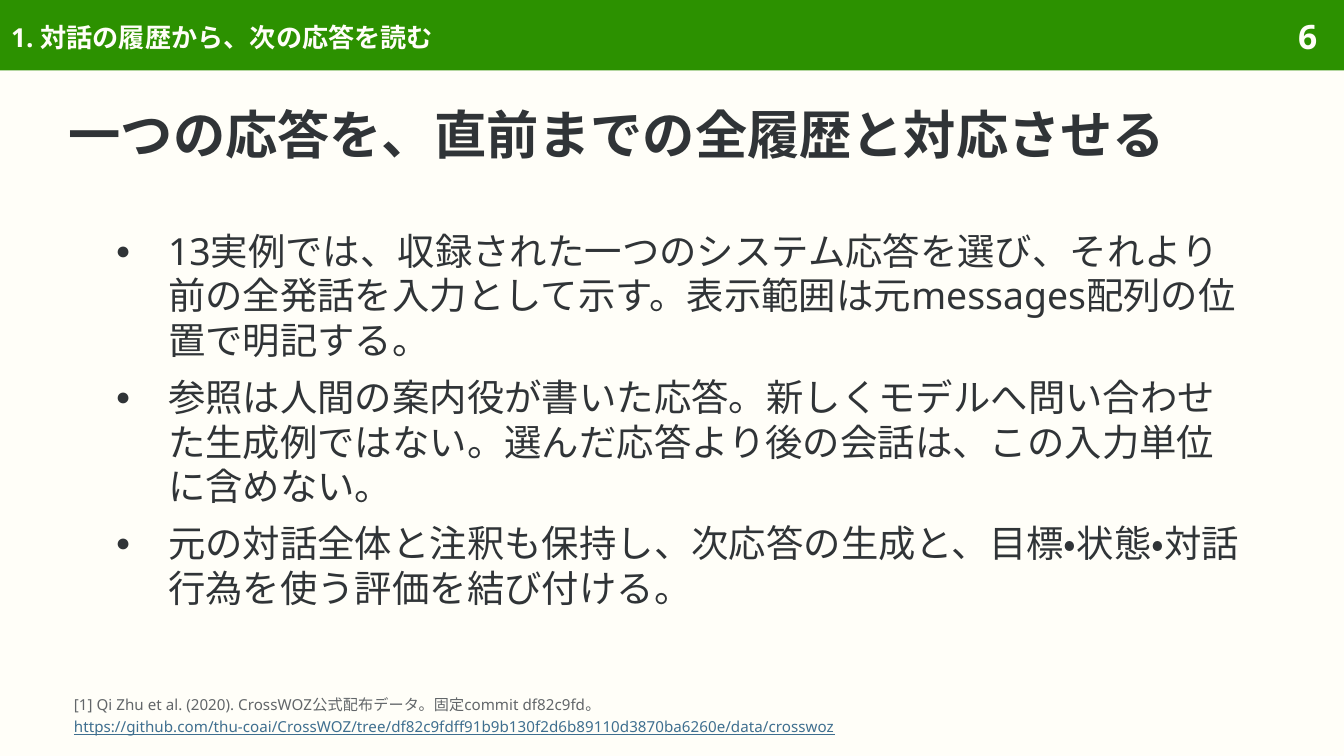
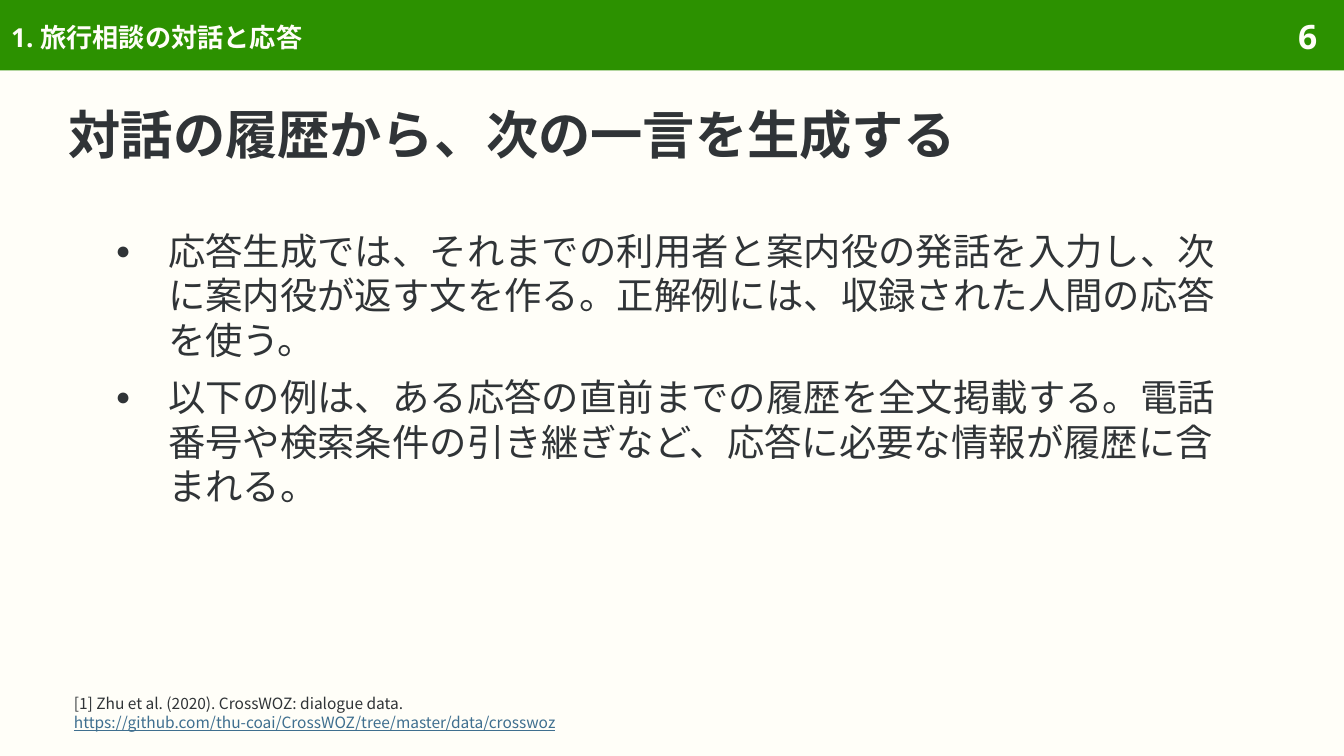
Before and after one commit to sasakiy84/datasets-in-10-minutes, a slide deck: slide 6 of slides/datasets-in-10-minutes-crosswoz.pptx. Drawn at 1344x756 pixels with LibreOffice and Linux fonts; fonts in the diff are those of the drawing. Boxes give left, top, right and bottom in pixels: in the first picture for what was removed or moved away, otherwise in the second. Text is boxed around its words. In the diff, an @@ line names an element or a change of style, - is before the commit and + after.

Commit message:
Revise CrossWOZ explanations around dialogue data and practical use

```diff
--- a/slides/datasets-in-10-minutes-crosswoz.pptx
+++ b/slides/datasets-in-10-minutes-crosswoz.pptx
@@ title at bbox=[11, 24, 302, 50]: text changed @@
-1. 対話の履歴から、次の応答を読む
+1. 旅行相談の対話と応答
@@ title at bbox=[69, 109, 956, 159]: text changed @@
-一つの応答を、直前までの全履歴と対応させる
+対話の履歴から、次の一言を生成する
@@ text at bbox=[168, 233, 1215, 503]: text changed @@
-● 13実例では、収録された一つのシステム応答を選び、それより前の全発話を入力として示す。表示範囲は元messages配列の位置で明記する。
-● 参照は人間の案内役が書いた応答。新しくモデルへ問い合わせた生成例ではない。選んだ応答より後の会話は、この入力単位に含めない。
-● 元の対話全体と注釈も保持し、次応答の生成と、目標・状態・対話行為を使う評価を結び付ける。
+● 応答生成では、それまでの利用者と案内役の発話を入力し、次に案内役が返す文を作る。正解例には、収録された人間の応答を使う。
+● 以下の例は、ある応答の直前までの履歴を全文掲載する。電話番号や検索条件の引き継ぎなど、応答に必要な情報が履歴に含まれる。
@@ text at bbox=[74, 696, 555, 732]: text changed; size 8.1 to 8.3 pt; font Noto Sans to Noto Sans CJK JP @@
-[1] Qi Zhu et al. (2020). CrossWOZ公式配布データ。固定commit df82c9fd。
-https://github.com/thu-coai/CrossWOZ/tree/df82c9fdff91b9b130f2d6b89110d3870ba6260e/data/crosswoz
+[1] Zhu et al. (2020). CrossWOZ: dialogue data.
+https://github.com/thu-coai/CrossWOZ/tree/master/data/crosswoz
```
Also in this commit, not shown: 54 other slides changed, 3 slides removed, 35 other files.
